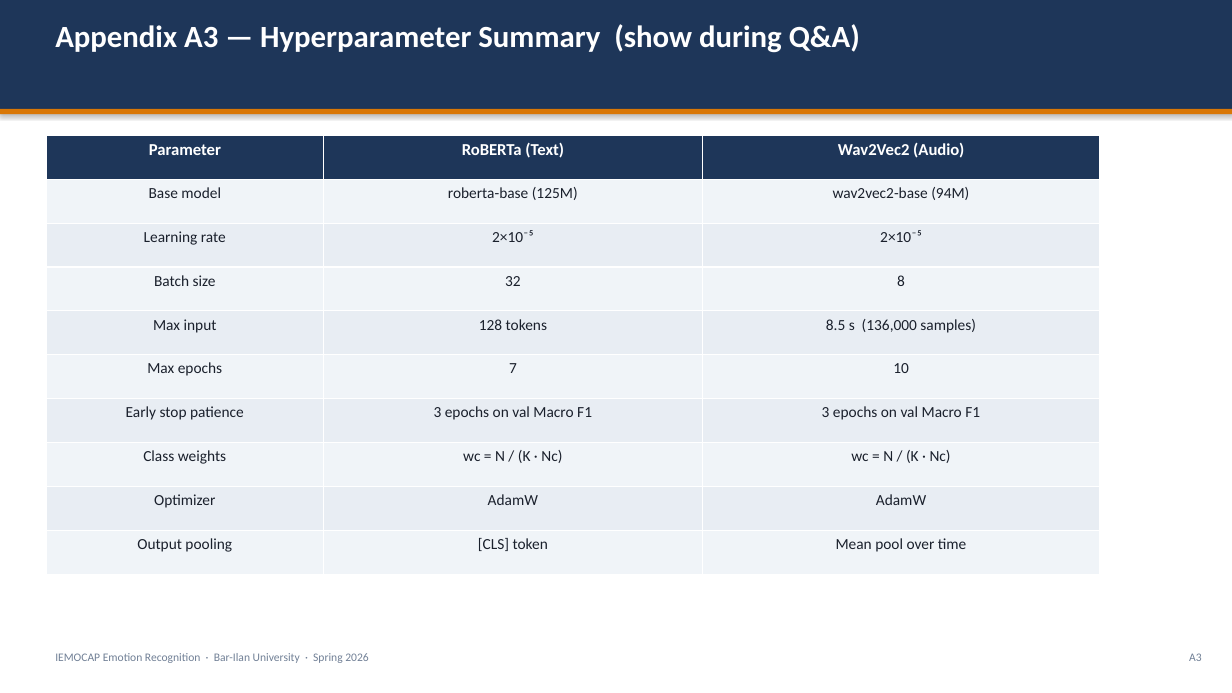
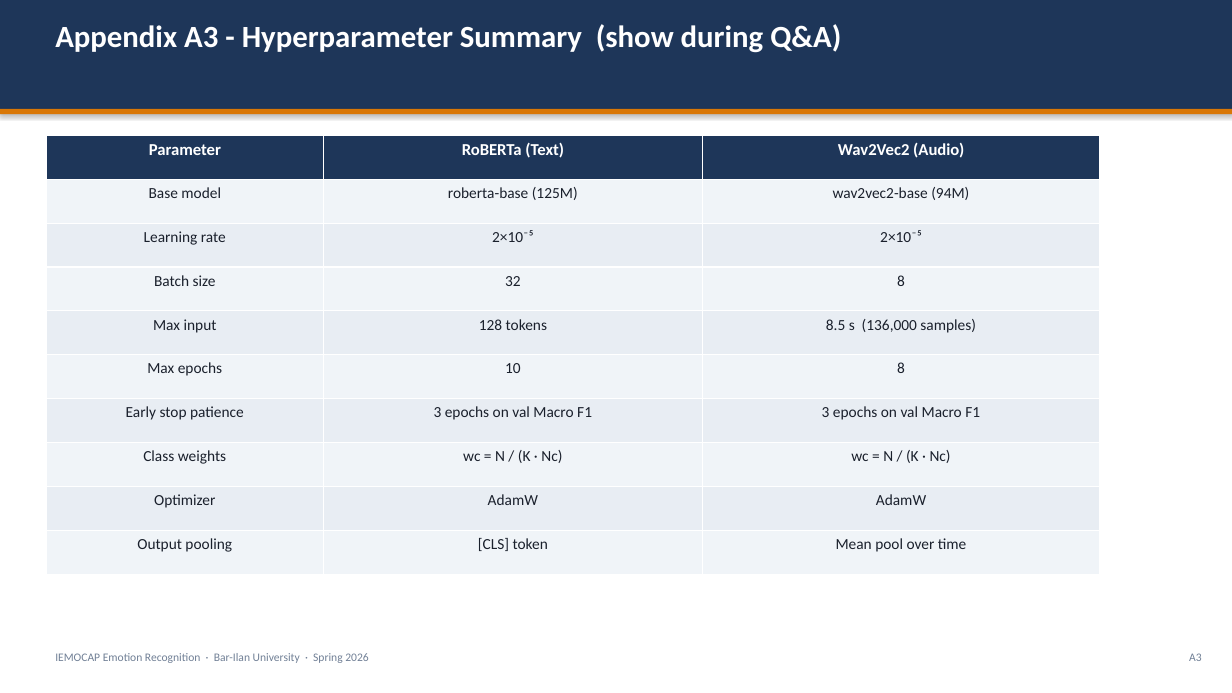
Before and after one commit to almahova/iemocap-proj, a slide deck: slide 17 of docs/Final_Presentation.pptx. Drawn at 1232x693 pixels with LibreOffice and Linux fonts; fonts in the diff are those of the drawing. Boxes give left, top, right and bottom in pixels: in the first picture for what was removed or moved away, otherwise in the second. Text is boxed around its words. In the diff, an @@ line names an element or a change of style, - is before the commit and + after.

```diff
--- a/docs/Final_Presentation.pptx
+++ b/docs/Final_Presentation.pptx
@@ text at [55, 24, 841, 53]: text changed @@
-Appendix A3 — Hyperparameter Summary (show during Q&A)
+Appendix A3 - Hyperparameter Summary (show during Q&A)
@@ table at [46, 136, 1100, 575] @@
-row 6, column 2: 7
+row 6, column 2: 10
-row 6, column 3: 10
+row 6, column 3: 8
```
Also in this commit, not shown: 14 other slides changed, 3 other files.
